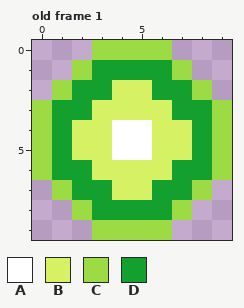
A pixel-art file gets an edit: data/img/bullet.aseprite. The first picture shows the starting point.
10x10 pixels, 1 frame. Shown: old frame 1.
Palette (. is transparent): A #ffffff  B #d6f264  C #9cdb43  D #14a02e
Pixels before, old frame 1, first column x 0:
 0 ...CCCC...
 1 ..CDDDDC..
 2 .CDDBBDDC.
 3 CDDBBBBDDC
 4 CDBBAABBDC
 5 CDBBAABBDC
 6 CDDBBBBDDC
 7 .CDDBBDDC.
 8 ..CDDDDC..
 9 ...CCCC...
New version:
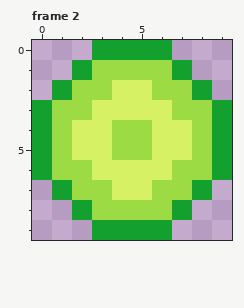
A new or re-ordered frame is compared with the old frame closest to it.
From old to new:
frames 1 -> 2
colour C: #9cdb43 -> #14a02e
colour D: #14a02e -> #9cdb43
Changed rows in their new state; - is a pixel that keeps its letter.
Frame 2 is new; against old frame 1:
first column x 4:
 4 DD
 5 DD
Changed places in both pictures, as pixel boxes (x1, y1, x2, y2):
changed: (32, 40, 232, 240)
